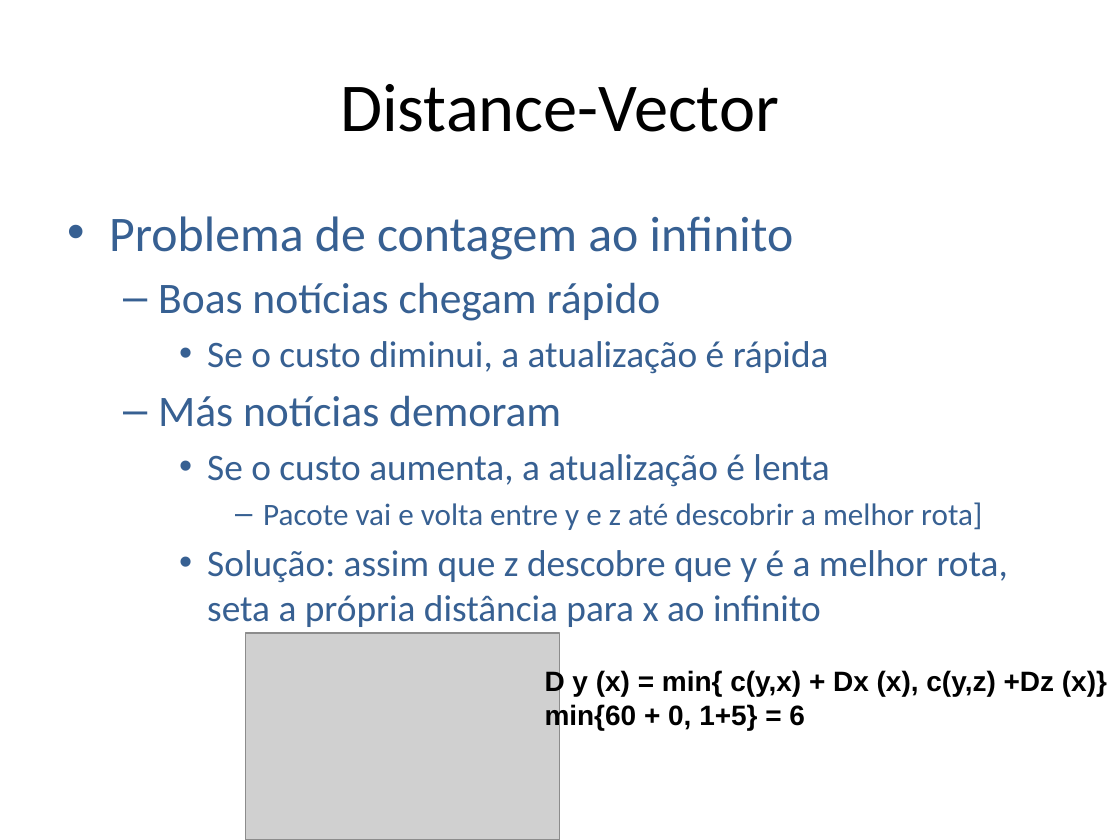
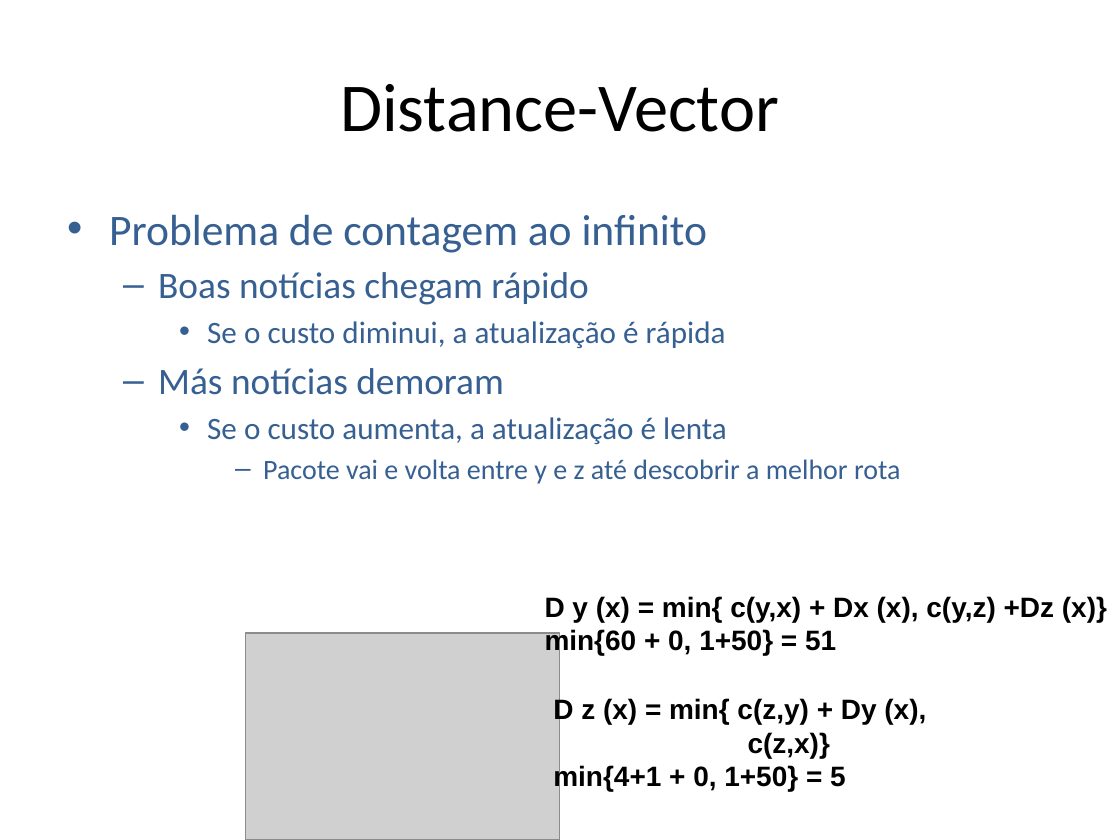
Before and after one commit to niviaquental/niviaquental.github.io, a slide deck: slide 10 of Presentations/Aula10-Rede-Roteamento/10-Rede-Roteamento.pptx. Drawn at 1120x840 pixels with LibreOffice and Linux fonts; fonts in the diff are those of the drawing; grey boxes stand for pictures; background and template pictures are left out. Boxes give left, top, right and bottom in pixels: in the first picture for what was removed or moved away, otherwise in the second. Text is boxed around its words. In the diff, an @@ line names an element or a change of style, - is before the commit and + after.

```diff
--- a/Presentations/Aula10-Rede-Roteamento/10-Rede-Roteamento.pptx
+++ b/Presentations/Aula10-Rede-Roteamento/10-Rede-Roteamento.pptx
@@ text at (109,214,727,444): size 32 to 28 pt in "Problema de contagem ao infinito"; size 28 to 24 pt in "Boas notícias chegam rápido", "Más notícias demoram"; size 24 to 20 pt in "Se o custo diminui, a atualização é ...", "Se o custo aumenta, a atualização é ..." @@
@@ text at (263,459,901,484): text changed; size 24 to 18 pt @@
-      – Pacote vai e volta entre y e z até descobrir a melhor rota]
-    • Solução: assim que z descobre que y é a melhor rota, seta a própria distância para x ao infinito
+      – Pacote vai e volta entre y e z até descobrir a melhor rota
@@ text at (545,596,1107,655): text changed @@
-D y (x) = min{ c(y,x) + Dx (x), c(y,z) +Dz (x)} min{60 + 0, 1+5} = 6
+D y (x) = min{ c(y,x) + Dx (x), c(y,z) +Dz (x)} min{60 + 0, 1+50} = 51
@@ text added at (553,697,926,792), 18 pt, text #000000, bold @@
+D z (x) = min{ c(z,y) + Dy (x),
+c(z,x)}
+min{4+1 + 0, 1+50} = 5
```
Also in this commit, not shown: 1 other slide changed, 1 slide added, 2 other files.
